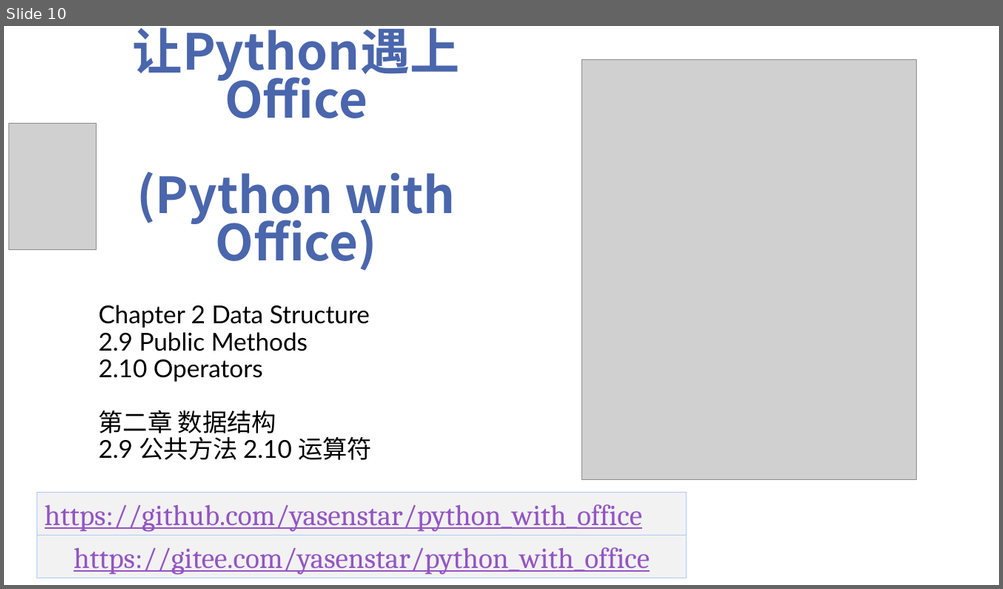
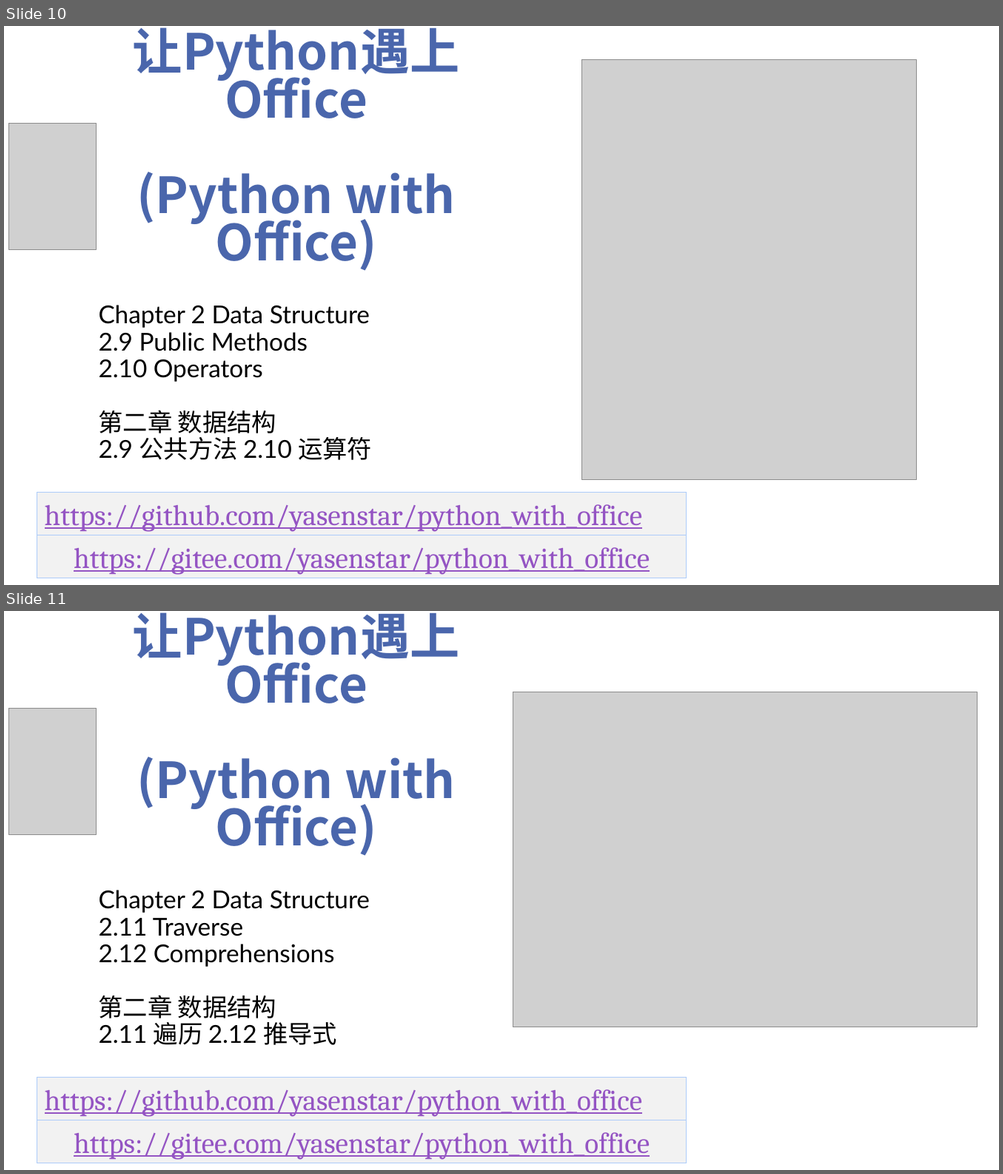
Before and after one commit to yasenstar/python_with_office, a slide deck: Video_Covers.pptx. Shown one above the other, each under a label of ours: slide 10 before the commit, slides 10 and 11 after it. The pictures are 1003x589 and 1003x1174 pixels, drawn with LibreOffice and Linux fonts; fonts in the diff are those of the drawing; grey boxes stand for pictures; background and template pictures are left out. Boxes give left, top, right and bottom in pixels: in the first picture for what was removed or moved away, otherwise in the second. Text is boxed around its words. In the diff, an @@ line names an element or a change of style, - is before the commit and + after.

```diff
--- a/Video_Covers.pptx
+++ b/Video_Covers.pptx
@@ slide 11 added at [4, 611, 999, 1170], background picture (left out) @@
@@ title added at [133, 612, 460, 856], 48 pt, text #4A66AC, bold @@
+让Python遇上Office
+(Python with Office)
@@ picture added at [513, 692, 976, 1028] @@
@@ picture added at [8, 708, 96, 834] @@
@@ subtitle added at [99, 890, 370, 1045], 23.8 pt, text #000000 @@
+Chapter 2 Data Structure
+2.11 Traverse
+2.12 Comprehensions
+第二章 数据结构
+2.11 遍历 2.12 推导式
@@ rectangle added at [37, 1078, 686, 1121], fill #F2F2F2, outline #ACCBF9 0.75 pt, 28 pt, text #9454C3, underline @@
+https://github.com/yasenstar/python_with_office
@@ rectangle added at [37, 1121, 686, 1163], fill #F2F2F2, outline #ACCBF9 0.75 pt, 28 pt, text #9454C3, underline @@
+https://gitee.com/yasenstar/python_with_office
```
Also in this commit, not shown: 1 other file.
